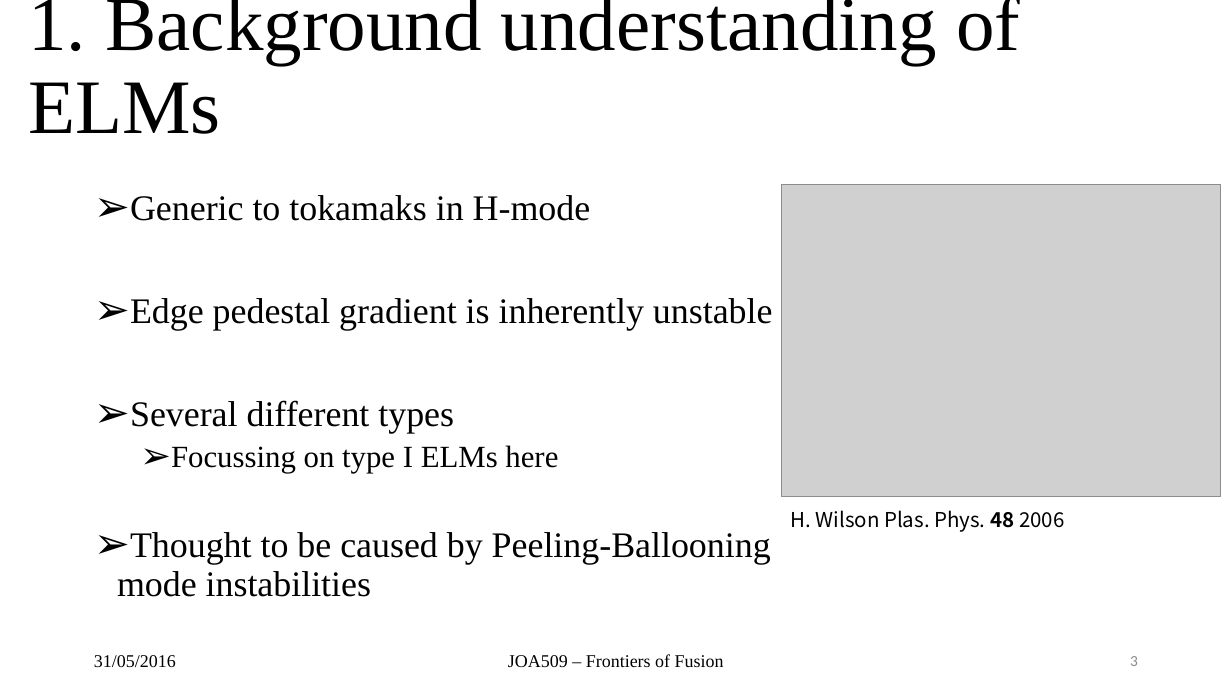
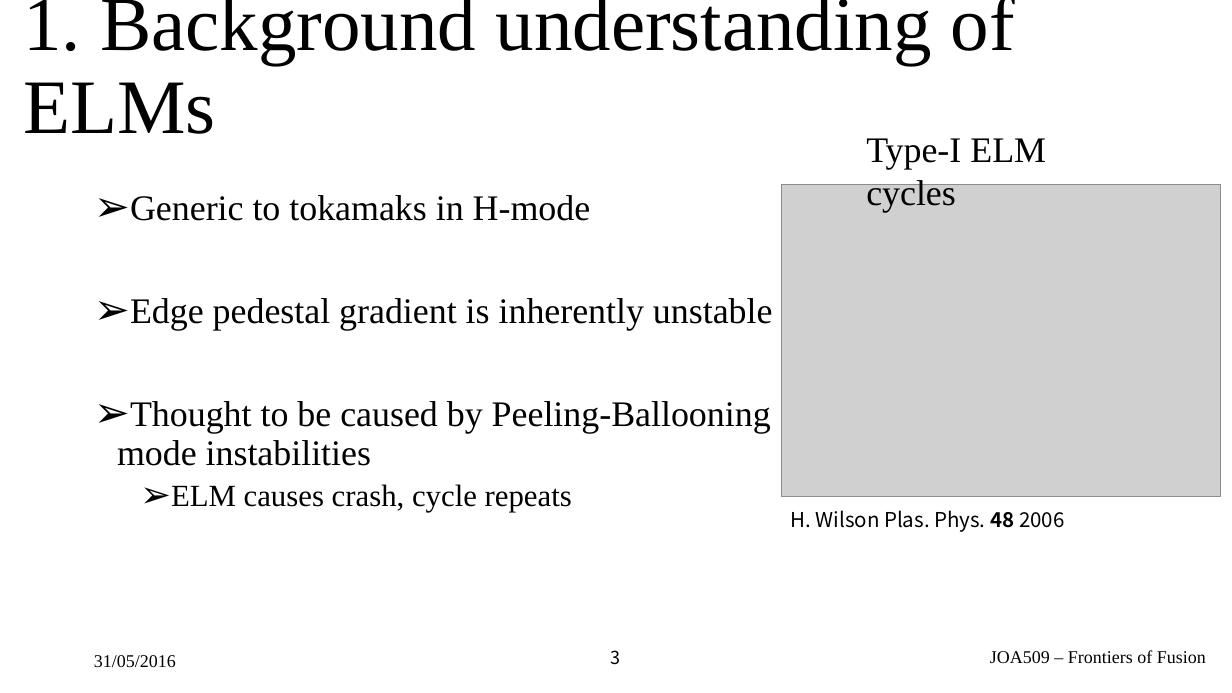
Before and after one commit to airdas/FFessay, a slide deck: slide 3 of Presentation/elmz.pptx. Drawn at 1232x693 pixels with LibreOffice and Linux fonts; fonts in the diff are those of the drawing; grey boxes stand for pictures; background and template pictures are left out. Boxes give left, top, right and bottom in pixels: in the first picture for what was removed or moved away, otherwise in the second. Text is boxed around its words. In the diff, an @@ line names an element or a change of style, - is before the commit and + after.

```diff
--- a/Presentation/elmz.pptx
+++ b/Presentation/elmz.pptx
@@ title "1. Background understanding of ELMs" moved from (x1=28, y1=0, x2=1020, y2=134) to (x1=23, y1=0, x2=1015, y2=134) @@
@@ text added at (x1=866, y1=138, x2=1046, y2=212), 28 pt, text #000000 @@
+Type-I ELM cycles
@@ text at (x1=130, y1=400, x2=558, y2=473): paragraphs removed @@
-➢ Several different types
-  ➢ Focussing on type I ELMs here
@@ text at (x1=171, y1=484, x2=572, y2=512): paragraph added @@
+  ➢ ELM causes crash, cycle repeats
@@ page number moved from (x1=1130, y1=656, x2=1138, y2=666) to (x1=611, y1=650, x2=621, y2=665) @@
@@ page number at (x1=611, y1=650, x2=621, y2=665): size 12 to 14 pt, font Calibri to Noto Sans CJK KR, text colour #8C8C8C to #000000; alignment right to centre; vertical alignment middle to top @@
@@ text "JOA509 – Frontiers of Fusion" moved from (x1=508, y1=654, x2=724, y2=667) to (x1=990, y1=650, x2=1206, y2=663) @@
@@ text "JOA509 – Frontiers of Fusion" at (x1=990, y1=650, x2=1206, y2=663): alignment centre to right; vertical alignment middle to top @@
```
Also in this commit, not shown: 4 other slides changed, 6 slides added, 3 other files.
